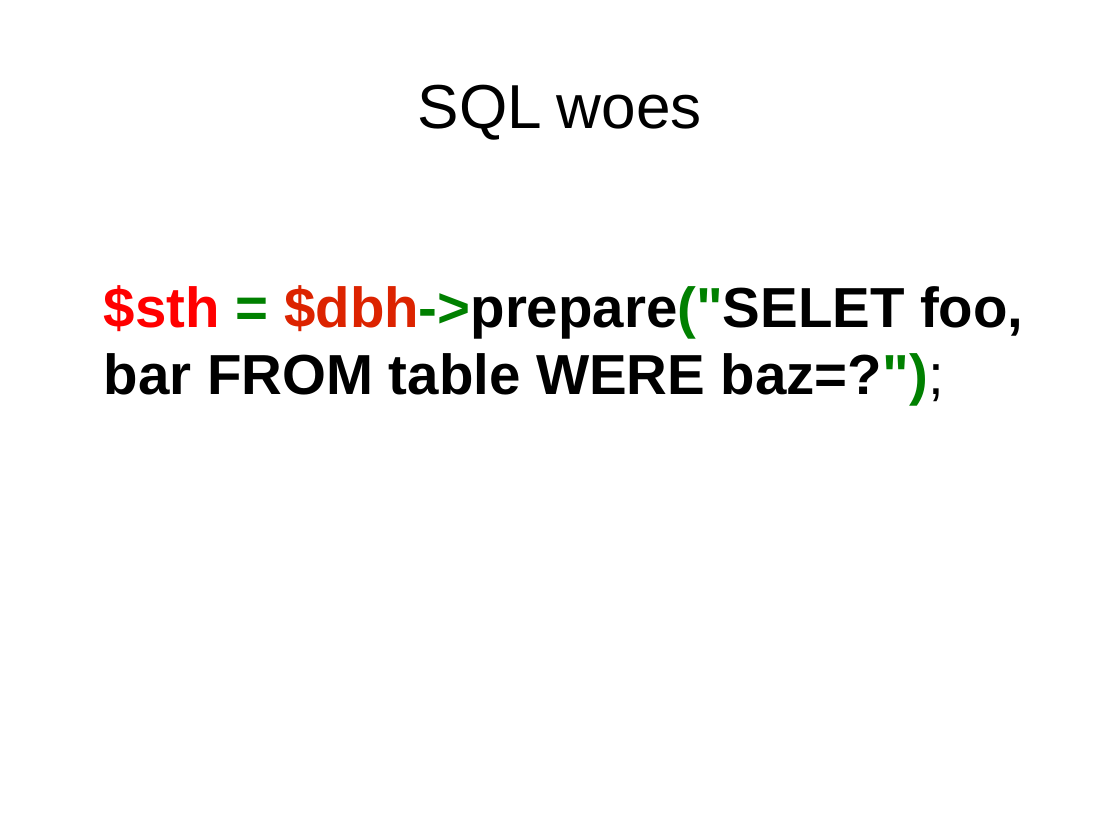
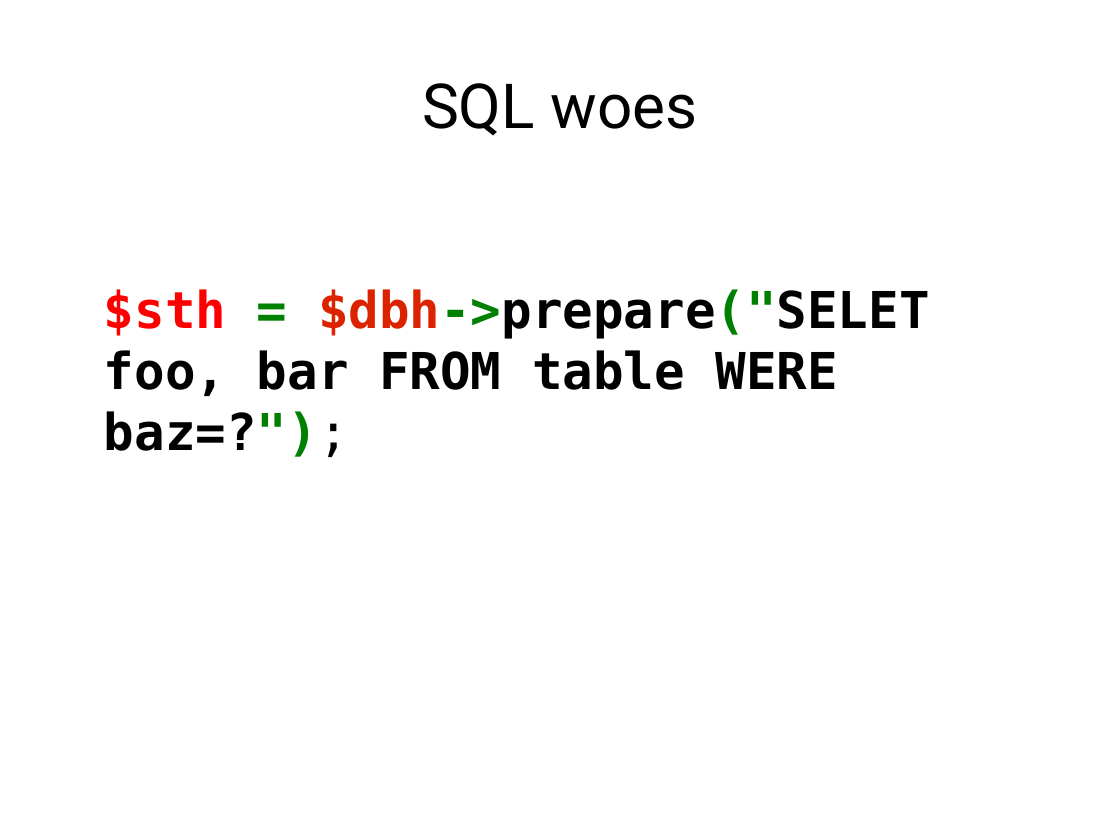
Before and after one commit to erezschatz/Presentation, a slide deck: slide 6 of dbix-class.odp. Drawn at 1120x840 pixels with LibreOffice and Linux fonts; fonts in the diff are those of the drawing. Boxes give left, top, right and bottom in pixels: in the first picture for what was removed or moved away, otherwise in the second. Text is boxed around its words. In the diff, an @@ line names an element or a change of style, - is before the commit and + after.

```diff
--- a/dbix-class.odp
+++ b/dbix-class.odp
@@ title "SQL woes" at (x1=422, y1=83, x2=697, y2=135): font Arial to Roboto @@
@@ text "$sth = $dbh->prepare("SELET foo, bar ..." at (x1=104, y1=289, x2=930, y2=457): size 40 to 36 pt, font Arial to DejaVu Sans Mono @@
```
Also in this commit, not shown: 11 other slides changed, 1 slide added, 1 slide removed, 4 other files.
